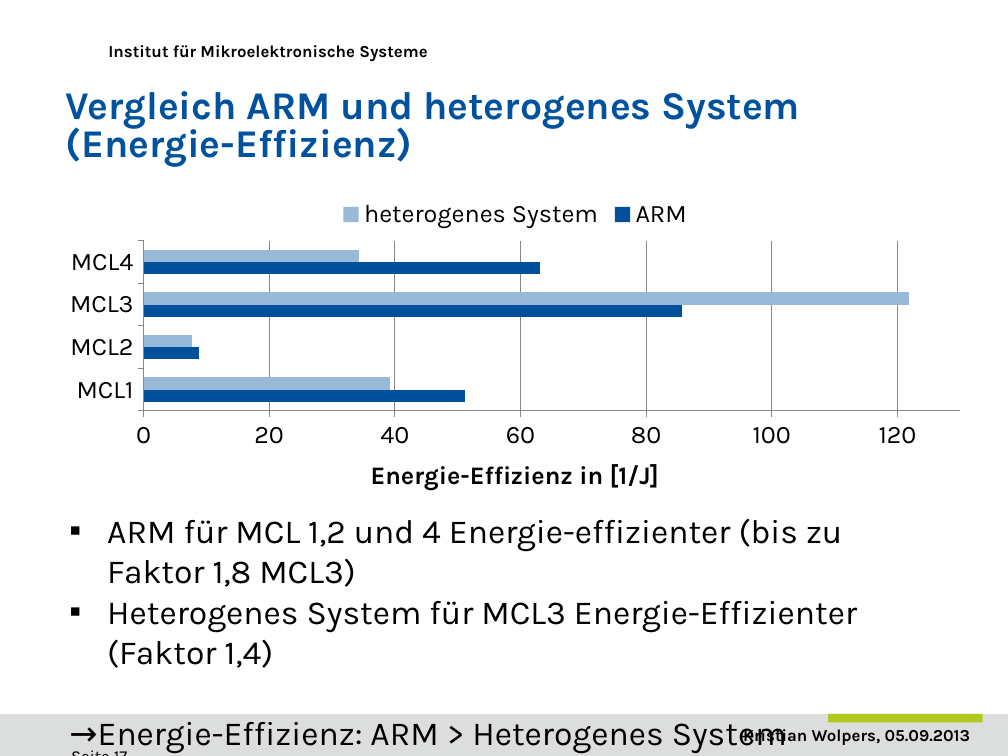
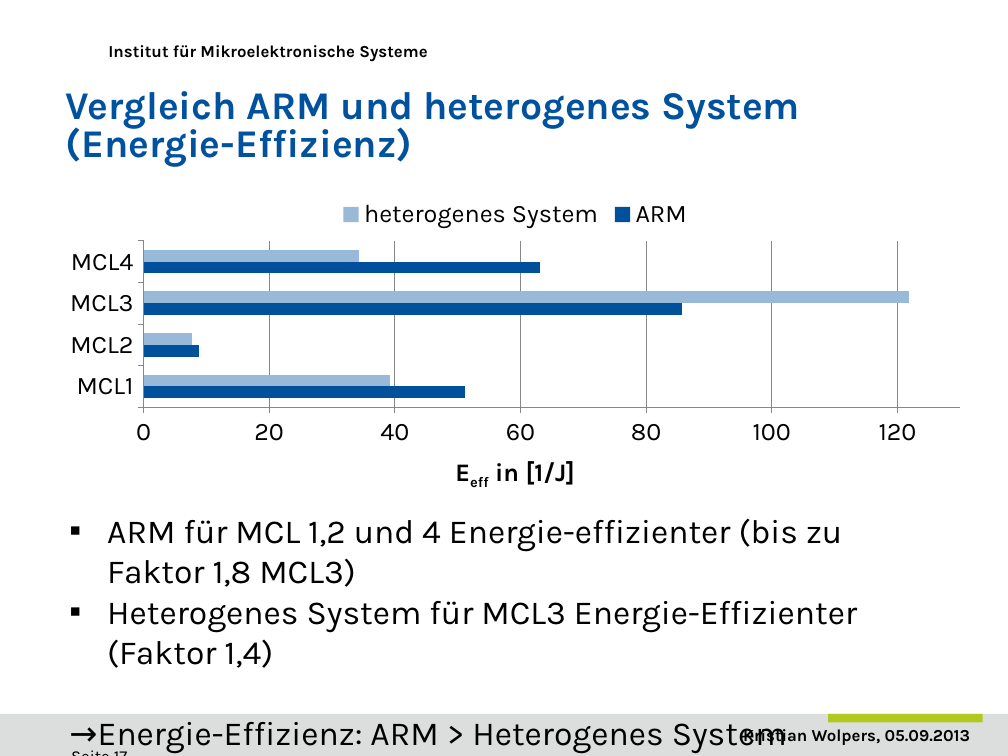
Before and after one commit to DuncanSin/Masterarbeit, a slide deck: slide 17 of Speech/Praesentation1.pptx. Drawn at 1008x756 pixels with LibreOffice and Linux fonts; fonts in the diff are those of the drawing; background and template pictures are left out. Boxes give left, top, right and bottom in pixels: in the first picture for what was removed or moved away, otherwise in the second. Text is boxed around its words. In the diff, an @@ line names an element or a change of style, - is before the commit and + after.

```diff
--- a/Speech/Praesentation1.pptx
+++ b/Speech/Praesentation1.pptx
@@ bar chart at (51,187,979,513) @@
@@ value axis title "Energie-Effizienz in [1/J]" to "Eeff in [1/J]" @@
```
Also in this commit, not shown: 11 other slides changed, 1 other file.
